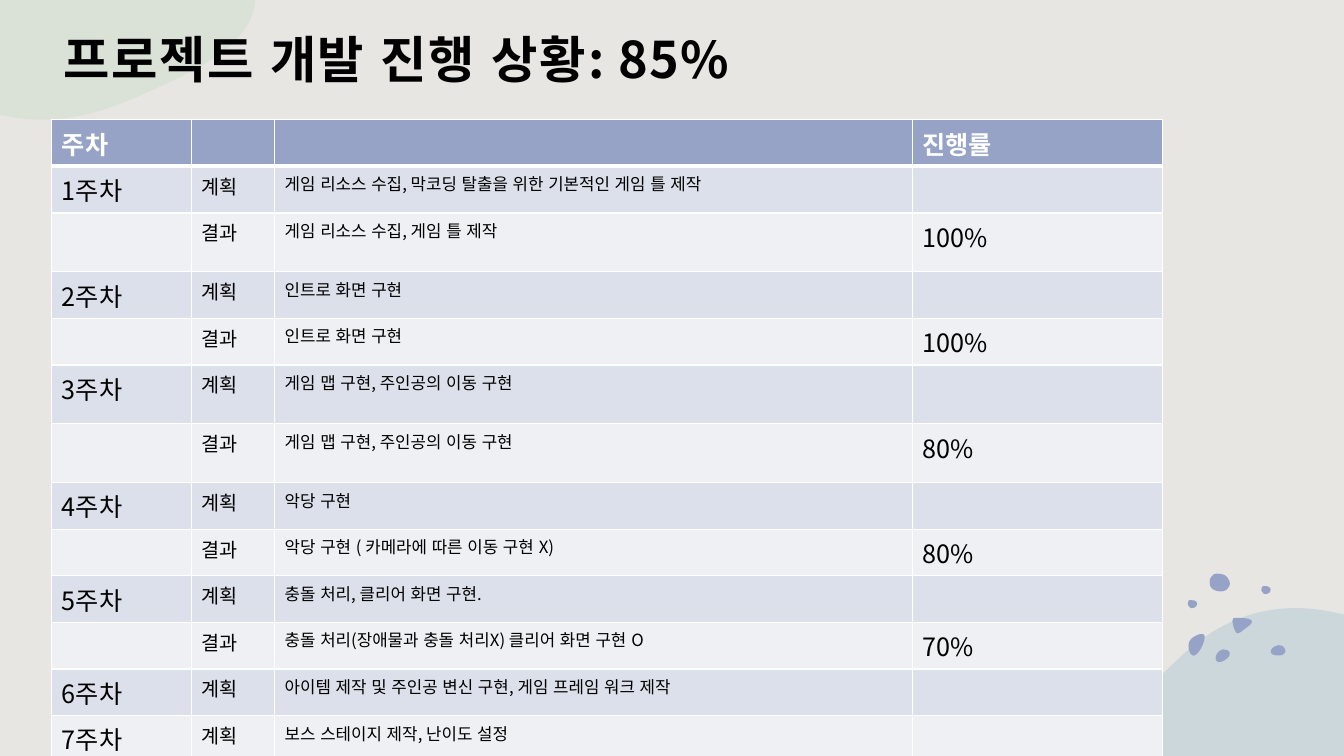
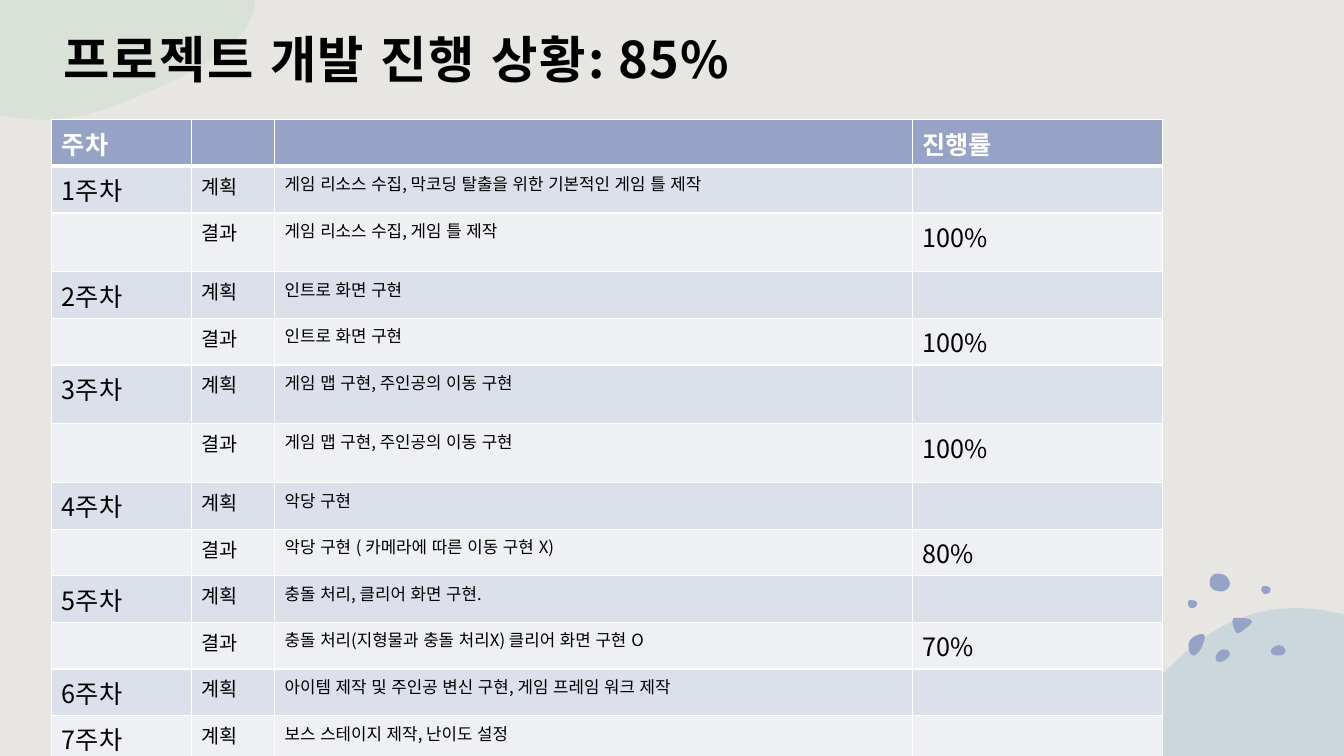
Before and after one commit to Dongyu1219/2DGP_SuperMario_Brothers, a slide deck: slide 3 of 2차발표/2DGP_2023180009_2차 프로젝트 발표.pptx. Drawn at 1344x756 pixels with LibreOffice and Linux fonts; fonts in the diff are those of the drawing. Boxes give left, top, right and bottom in pixels: in the first picture for what was removed or moved away, otherwise in the second. Text is boxed around its words. In the diff, an @@ line names an element or a change of style, - is before the commit and + after.

```diff
--- a/2차발표/2DGP_2023180009_2차 프로젝트 발표.pptx
+++ b/2차발표/2DGP_2023180009_2차 프로젝트 발표.pptx
@@ table at <box>51,120,1163,755</box> @@
-row 7, column 4: 80%
+row 7, column 4: 100%
-row 11, column 3: 충돌 처리(장애물과 충돌 처리X) 클리어 화면 구현 O
+row 11, column 3: 충돌 처리(지형물과 충돌 처리X) 클리어 화면 구현 O
```
Also in this commit, not shown: 2 other slides changed, 6 other files.
